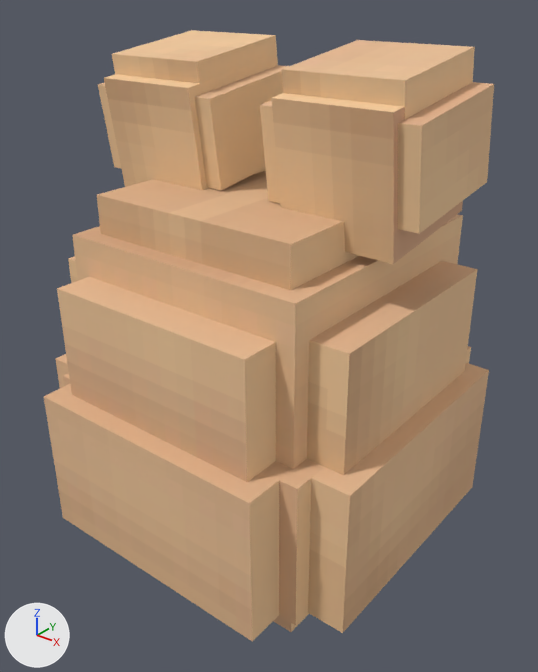
The glTF model artifacts/zoom-master/public/models/pou.glb, before and after one commit.
Both versions are drawn from a 50 mm camera at (0.725, -0.907, 0.929) aimed at (0.019, -0.025, 0.382). Arrows for +X, +Y and +Z are at lower left; the lights stay in place. The older version comes first. Where no turn or scale is listed for an object, it has been applied to the vertices.
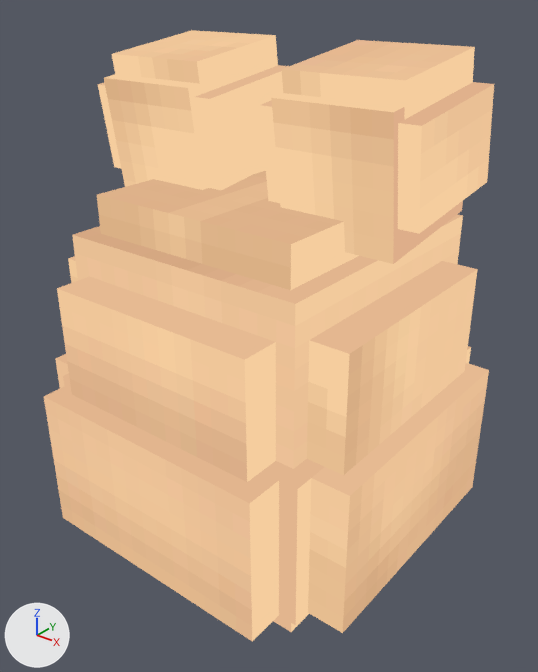
Where the change shows, as pixel boxes (x1, y1, x2, y2) in the pictures (538 x 672 px):
'Object_14', recoloured (lighter)
    both: (44, 384, 279, 641)
'Object_25', recoloured (lighter)
    both: (57, 276, 276, 482)
'Object_8', recoloured (lighter)
    both: (308, 363, 489, 633)
'Object_19', recoloured (brown to beige)
    both: (72, 214, 463, 469)
'Object_23', recoloured (lighter)
    both: (307, 261, 477, 475)
'Object_17', recoloured (lighter)
    both: (97, 171, 359, 290)
'Object_32', recoloured (brown to beige)
    both: (271, 93, 463, 264)
'Object_30', recoloured (lighter)
    both: (398, 82, 494, 234)
'Object_34', recoloured (brown to beige)
    both: (282, 41, 475, 119)
'Object_43', recoloured (brown to beige)
    both: (104, 57, 275, 190)
'Object_39', recoloured (brown to beige)
    both: (195, 65, 286, 190)
'Object_41', recoloured (brown to beige)
    both: (112, 31, 278, 84)
'Object_10', recoloured
    both: (63, 346, 471, 625)
'Object_28', recoloured (brown to beige)
    both: (260, 100, 280, 203)
'Object_37', recoloured (brown to beige)
    both: (98, 83, 121, 169)
'Object_6', recoloured (brown to beige)
    both: (55, 354, 69, 388)
'Object_12', recoloured (brown to beige)
    both: (274, 613, 309, 632)
'Object_21', recoloured (brown to beige)
    both: (68, 256, 78, 283)

The change, as a list of edits to the scene's bpy script:
```text
Change mat_material_0:
    remove # nodes: BsdfPrincipled, Math x2, OutputMaterial, TexImage
    nodes: BsdfTransparent, Emission, LightPath, Math x2, MixShader x2, OutputMaterial, TexImage
```
